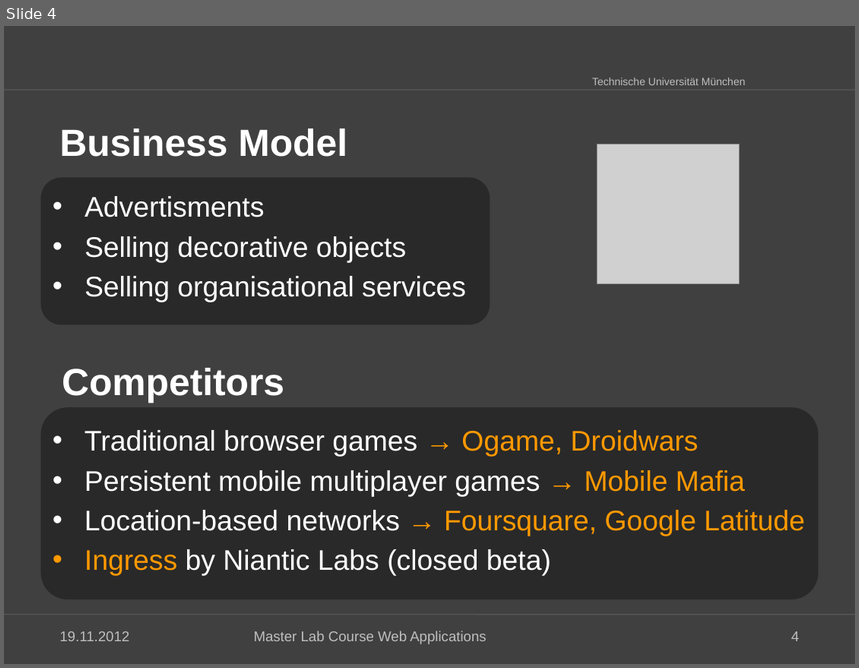
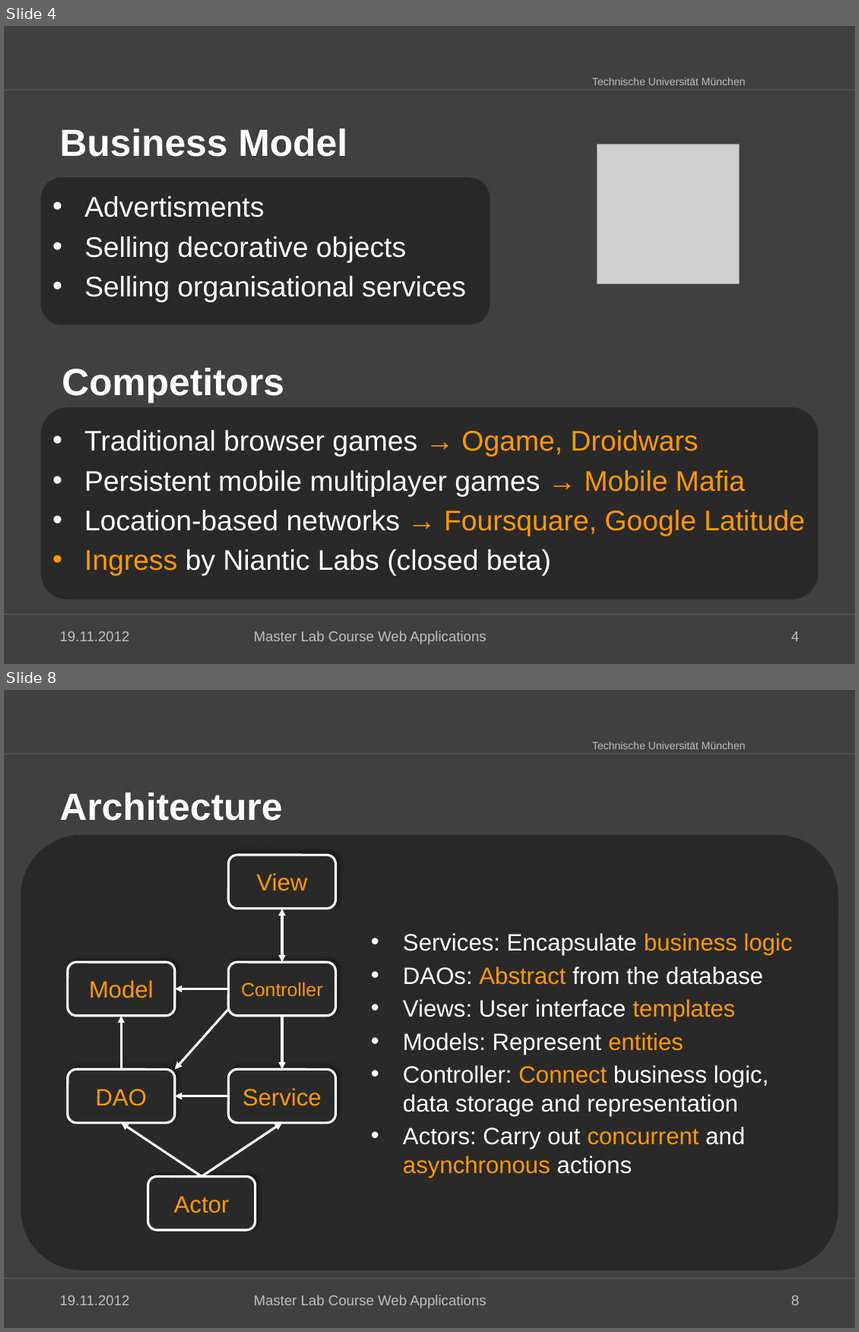
Before and after one commit to kneczaj/pi-puppids, a slide deck: docs/group4_Final_Presentation.pptx. Shown one above the other, each under a label of ours: slide 4 before the commit, slides 4 and 8 after it; the slides between them are not shown. The pictures are 859x668 and 859x1332 pixels, drawn with LibreOffice and Linux fonts; fonts in the diff are those of the drawing; grey boxes stand for pictures; background and template pictures are left out. Boxes give left, top, right and bottom in pixels: in the first picture for what was removed or moved away, otherwise in the second. Text is boxed around its words. In the diff, an @@ line names an element or a change of style, - is before the commit and + after.

```diff
--- a/docs/group4_Final_Presentation.pptx
+++ b/docs/group4_Final_Presentation.pptx
@@ slide 8 added at bbox=[4, 690, 855, 1328], background #404040; not listed: 3 template elements that a slide beside it also shows @@
@@ title added at bbox=[59, 793, 282, 821], 32 pt, text #FFFFFF, bold @@
+Architecture
@@ rounded rectangle added at bbox=[21, 834, 839, 1271], fill #292929 @@
@@ rounded rectangle added at bbox=[229, 855, 336, 909], fill #292929, outline #FFFFFF 2 pt, 20 pt, text #FF9900 @@
+View
@@ double arrow added from (282, 962) to (282, 909), #FFFFFF 2 pt @@
@@ text added at bbox=[403, 933, 793, 1178], 20 pt, text #FFFFFF @@
+• Services: Encapsulate business logic
+• DAOs: Abstract from the database
+• Views: User interface templates
+• Models: Represent entities
+• Controller: Connect business logic, data storage and representation
+• Actors: Carry out concurrent and asynchronous actions
@@ rounded rectangle added at bbox=[68, 962, 175, 1016], fill #292929, outline #FFFFFF 2 pt, 20 pt, text #FF9900 @@
+Model
@@ rounded rectangle added at bbox=[229, 962, 336, 1016], fill #292929, outline #FFFFFF 2 pt, 16 pt, text #FF9900 @@
+Controller
@@ arrow added from (229, 989) to (175, 989), #FFFFFF 2 pt @@
@@ arrow added from (122, 1070) to (122, 1016), #FFFFFF 2 pt @@
@@ arrow added from (229, 1009) to (175, 1070), #FFFFFF 2 pt @@
@@ arrow added from (282, 1016) to (282, 1070), #FFFFFF 2 pt @@
@@ rounded rectangle added at bbox=[68, 1070, 175, 1123], fill #292929, outline #FFFFFF 2 pt, 20 pt, text #FF9900 @@
+DAO
@@ rounded rectangle added at bbox=[229, 1070, 336, 1123], fill #292929, outline #FFFFFF 2 pt, 20 pt, text #FF9900 @@
+Service
@@ arrow added from (229, 1096) to (175, 1096), #FFFFFF 2 pt @@
@@ arrow added from (202, 1177) to (122, 1123), #FFFFFF 2 pt @@
@@ arrow added from (202, 1177) to (282, 1123), #FFFFFF 2 pt @@
@@ rounded rectangle added at bbox=[148, 1177, 255, 1230], fill #292929, outline #FFFFFF 2 pt, 20 pt, text #FF9900 @@
+Actor
@@ text added at bbox=[59, 1296, 129, 1306], 12 pt, text #BFBFBF @@
+19.11.2012
@@ text added at bbox=[254, 1295, 486, 1309], 12 pt, text #BFBFBF @@
+Master Lab Course Web Applications
@@ page number added at bbox=[791, 1296, 799, 1306], 12 pt, text #BFBFBF @@
+8
```
Also in this commit, not shown: 2 slides changed, 7 other slides added, 8 other files.
